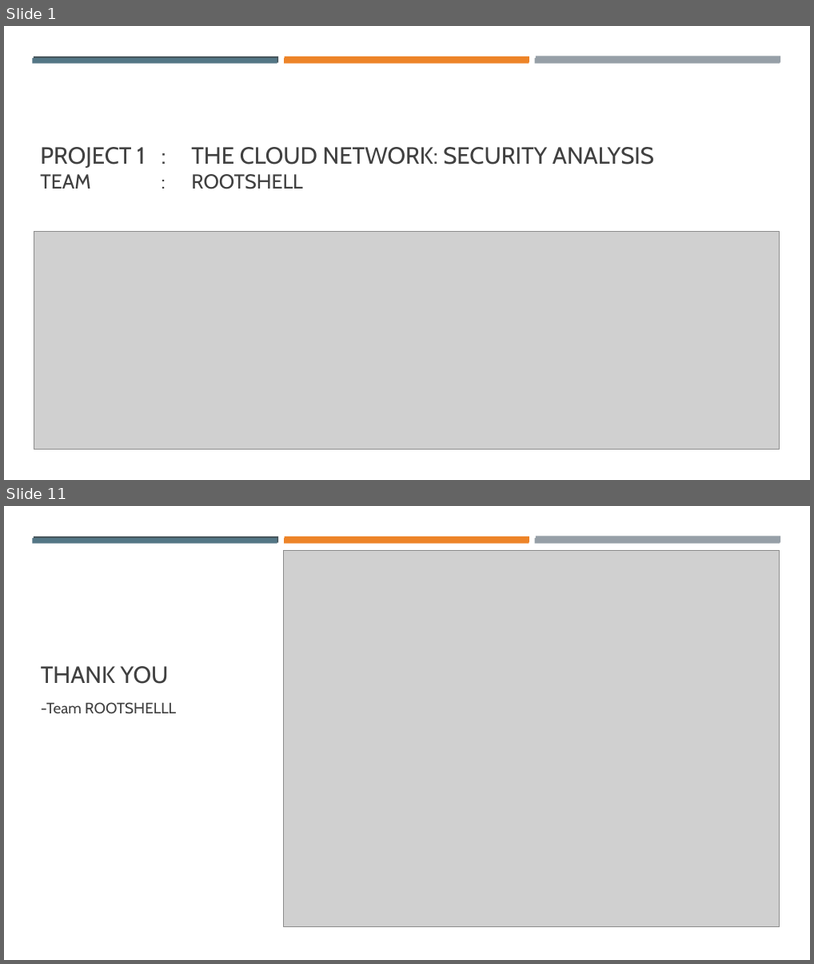
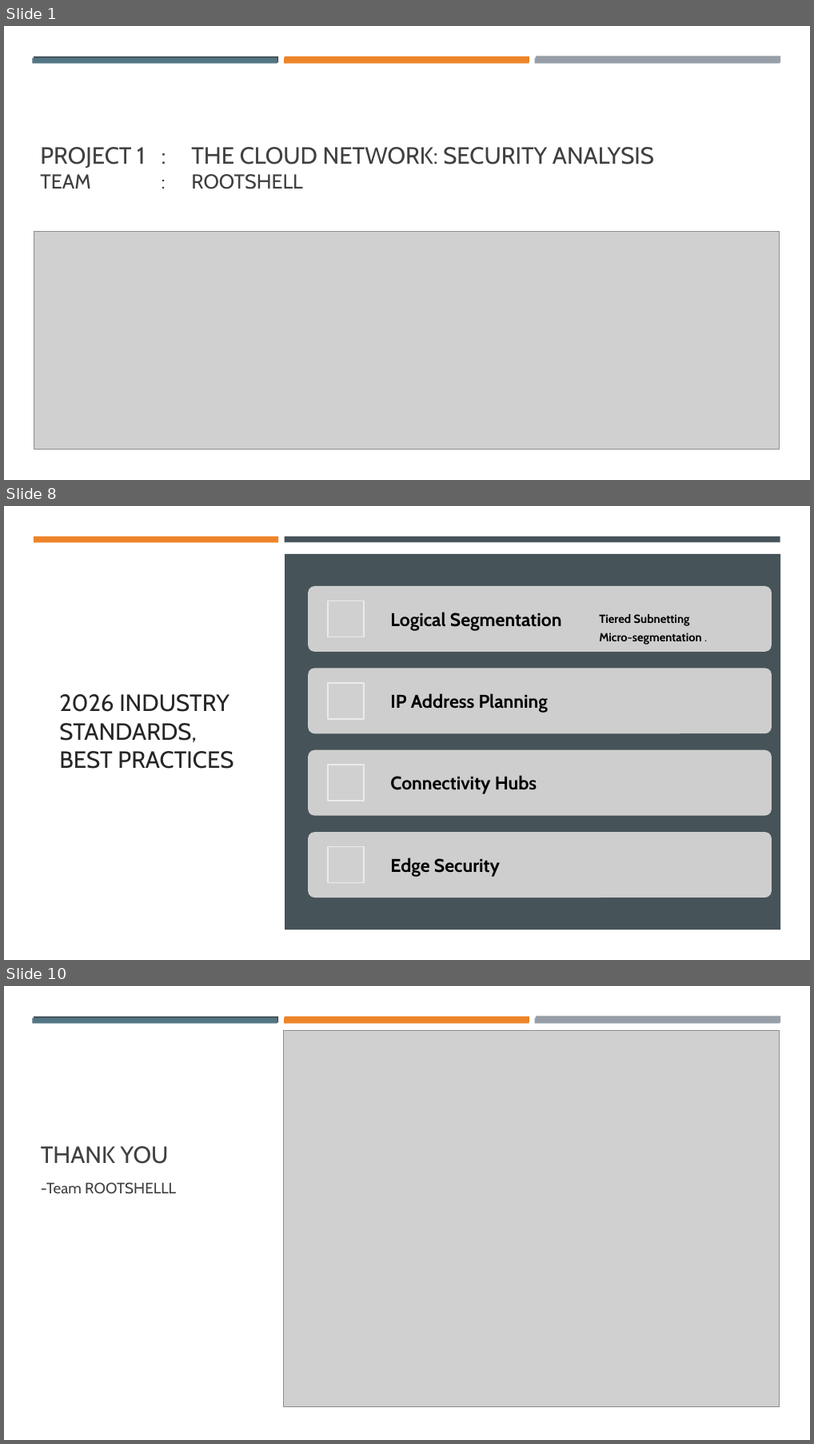
Before and after one commit to opandey1/Group6-Cloud-Network-Assessment, a slide deck: presentation/Cloud Network Security Threat Analysis.pptx. Shown one above the other, each under a label of ours: slides 1 and 11 before the commit, slides 1, 8 and 10 after it; the slides between them are not shown. The pictures are 814x964 and 814x1444 pixels, drawn with LibreOffice and Linux fonts; fonts in the diff are those of the drawing; grey boxes stand for pictures. Boxes give left, top, right and bottom in pixels: in the first picture for what was removed or moved away, otherwise in the second. Text is boxed around its words. In the diff, an @@ line names an element or a change of style, - is before the commit and + after.

```diff
--- a/presentation/Cloud Network Security Threat Analysis.pptx
+++ b/presentation/Cloud Network Security Threat Analysis.pptx
@@ slide 8 added at (4,506,810,960), background gradient #757575 to #343434 @@
@@ rectangle added at (4,506,810,960), fill #FFFFFF @@
@@ rectangle added at (34,536,278,542), fill #ED8428 @@
@@ rectangle added at (285,536,781,542), fill #465359 @@
@@ rectangle added at (285,554,781,929), fill #465359 @@
@@ title added at (59,694,234,768), 28 pt, text #262626 @@
+2026 INDUSTRY STANDARDS, BEST PRACTICES
@@ group added at (308,586,772,897): 5 texts, 4 rounded rectangles, 4 pictures @@
+Logical Segmentation
+Tiered Subnetting
+Micro-segmentation .
+IP Address Planning
+Connectivity Hubs
+Edge Security
@@ what was slide 11 is now slide 10 @@
```
Also in this commit, not shown: 7 slides changed, 2 slides removed.
